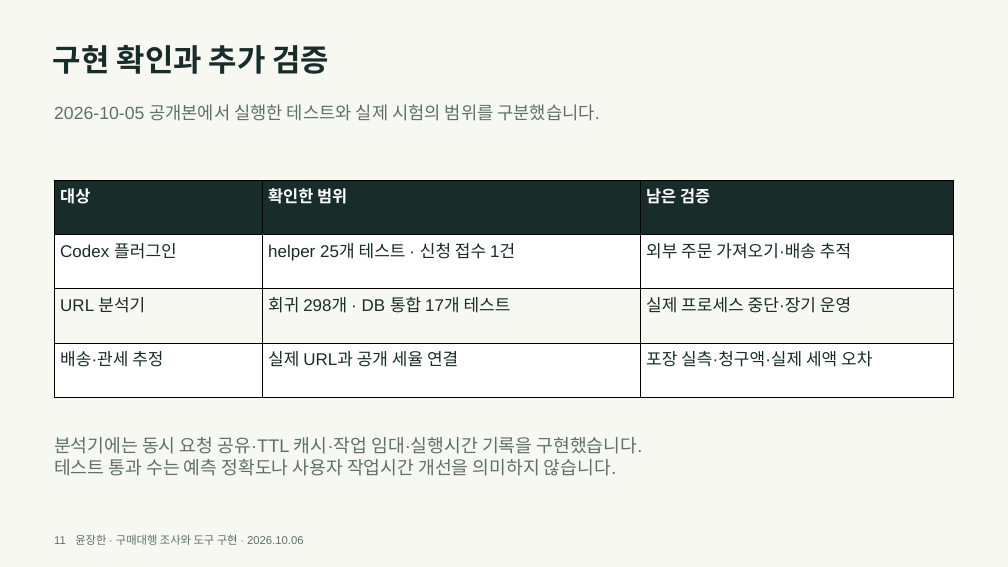
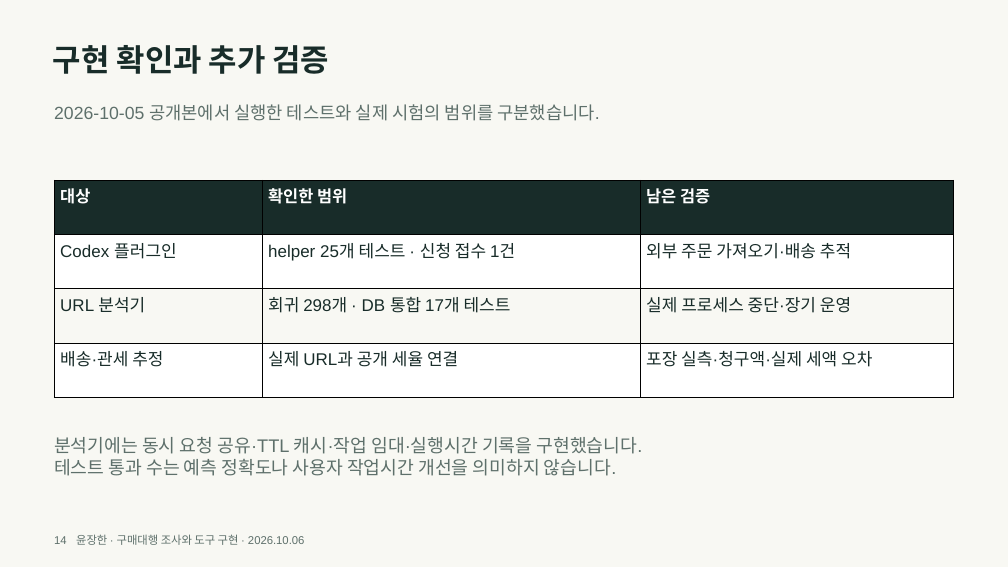
Before and after one commit to y00nZZang/crossborder-purchase-agent, a slide deck: slide 14 of portfolio/crossborder-portfolio.pptx (slide 11 before the commit). Drawn at 1008x567 pixels with LibreOffice and Linux fonts; fonts in the diff are those of the drawing. Boxes give left, top, right and bottom in pixels: in the first picture for what was removed or moved away, otherwise in the second. Text is boxed around its words. In the diff, an @@ line names an element or a change of style, - is before the commit and + after.

```diff
--- a/portfolio/crossborder-portfolio.pptx
+++ b/portfolio/crossborder-portfolio.pptx
@@ text at bbox=[54, 534, 304, 545]: text changed @@
-11 윤장한 · 구매대행 조사와 도구 구현 · 2026.10.06
+14 윤장한 · 구매대행 조사와 도구 구현 · 2026.10.06
```
Also in this commit, not shown: 8 other slides changed, 3 slides added, 5 other files.
